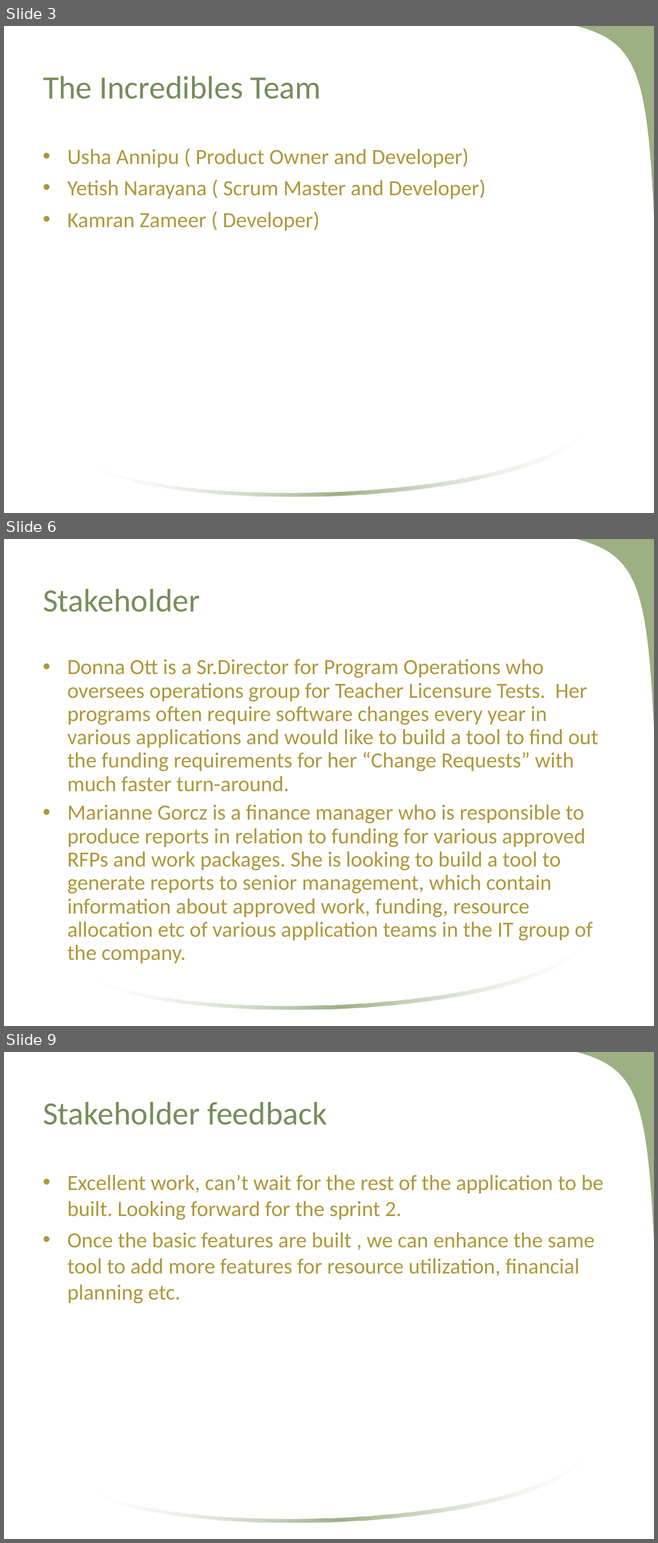
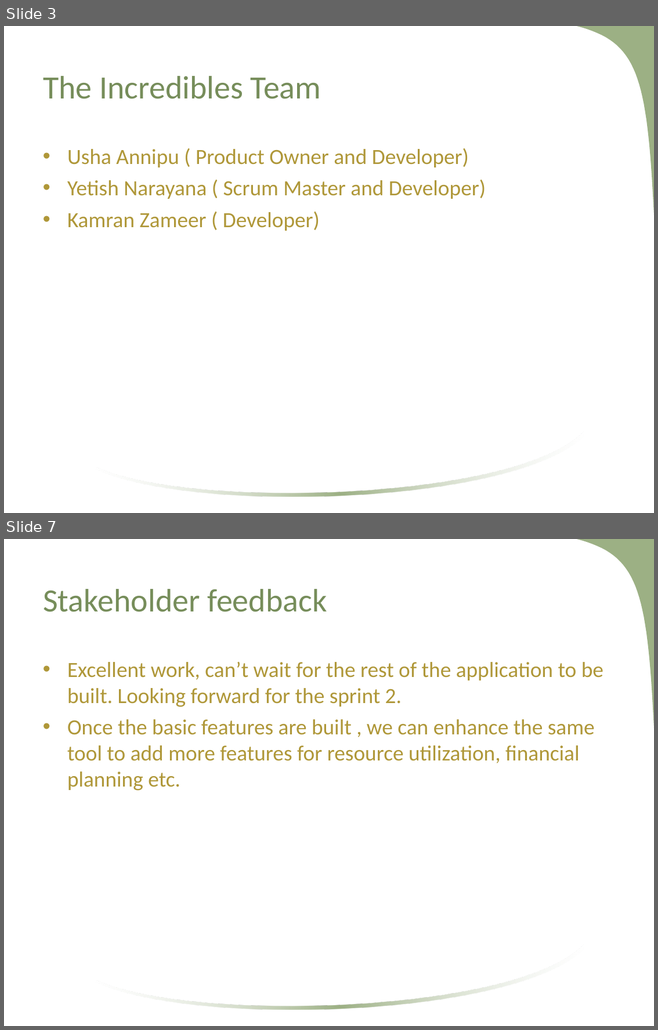
Before and after one commit to kamranzameer/agileFinalProject, a slide deck: docs/WorkPackage Management -Project Proposal.ppt. Shown one above the other, each under a label of ours: slides 3, 6 and 9 before the commit, slides 3 and 7 after it; the slides between them are not shown. The pictures are 658x1543 and 658x1030 pixels, drawn with LibreOffice and Linux fonts; fonts in the diff are those of the drawing; background and template pictures are left out. Boxes give left, top, right and bottom in pixels: in the first picture for what was removed or moved away, otherwise in the second. Text is boxed around its words. In the diff, an @@ line names an element or a change of style, - is before the commit and + after.

Commit message:
Work management presentation updated

```diff
--- a/docs/WorkPackage Management -Project Proposal.ppt
+++ b/docs/WorkPackage Management -Project Proposal.ppt
@@ slide 6 removed at [4, 539, 654, 1026], background #FFFFFF; not listed: 2 template elements that a slide beside it also shows @@
@@ title removed at [43, 589, 200, 612] @@
-Stakeholder
@@ text removed at [67, 659, 598, 964] @@
-• Donna Ott is a Sr.Director for Program Operations who oversees operations group for Teacher Licensure Tests. Her programs often require software changes every year in various applications and would like to build a tool to find out the funding requirements for her “Change Requests” with much faster turn-around.
-• Marianne Gorcz is a finance manager who is responsible to produce reports in relation to funding for various approved RFPs and work packages. She is looking to build a tool to generate reports to senior management, which contain information about approved work, funding, resource allocation etc of various application teams in the IT group of the company.
@@ what was slide 9 is now slide 7 @@
```
Also in this commit, not shown: 3 slides changed, 2 slides added, 4 other slides removed.
